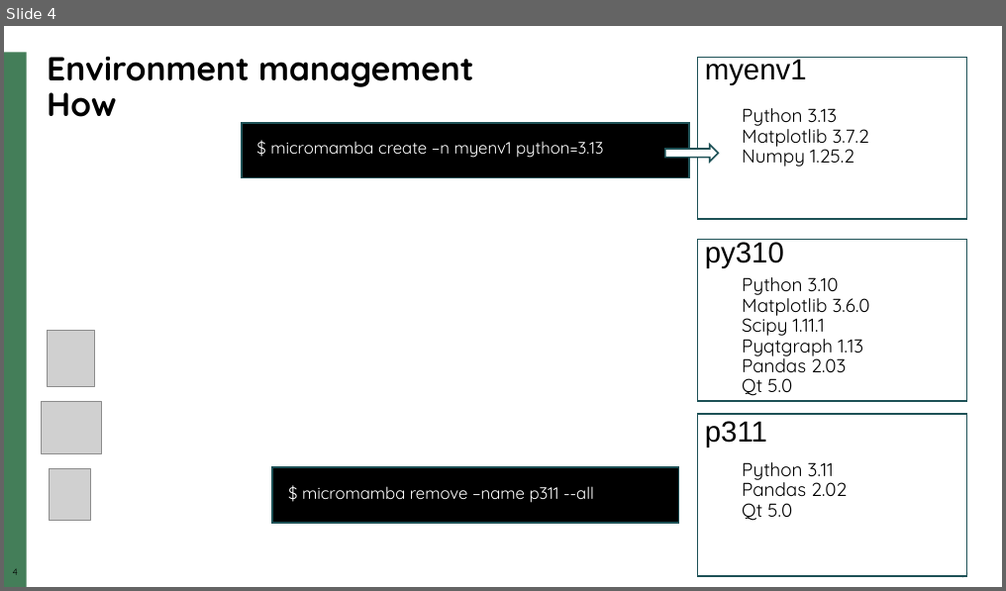
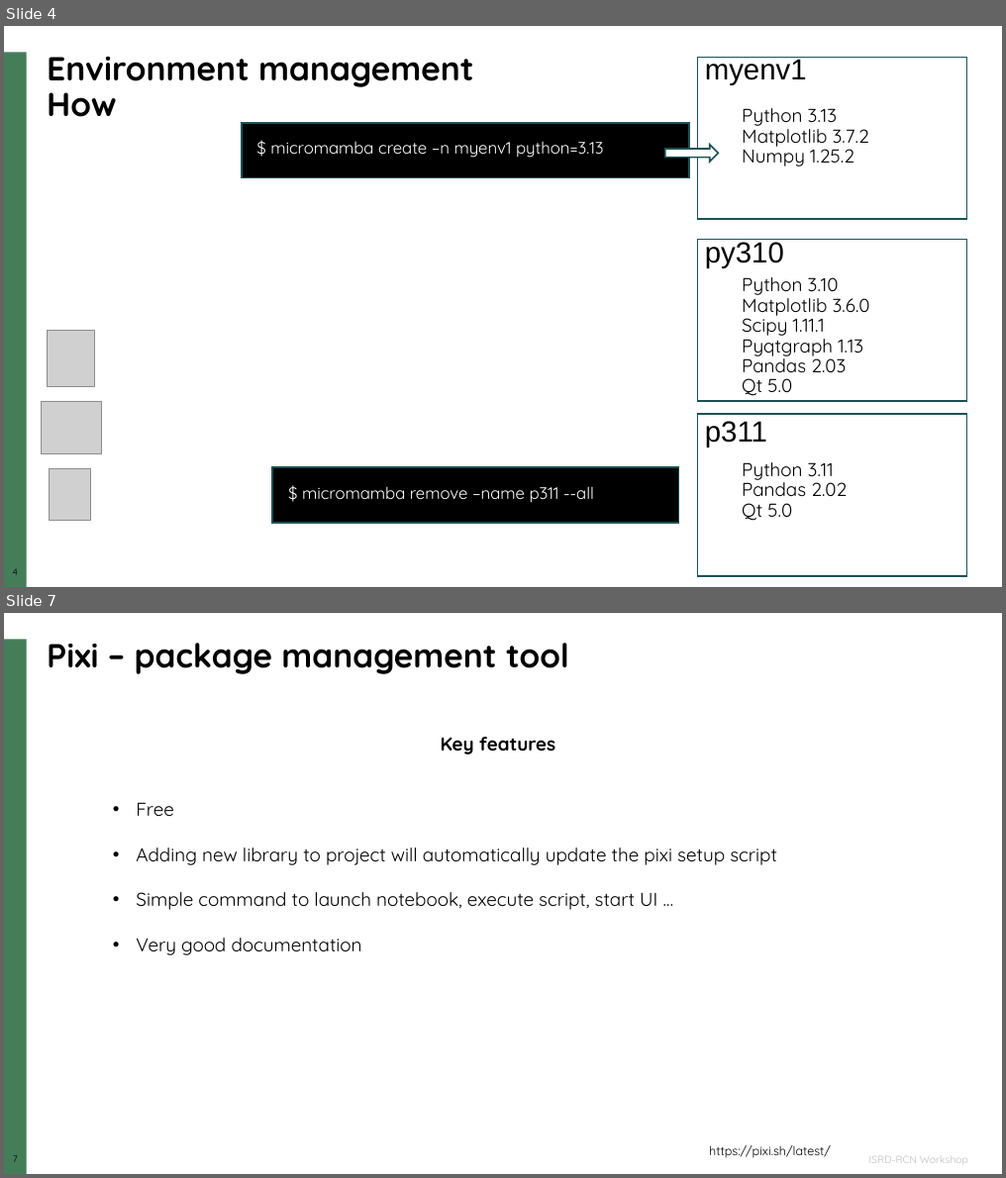
Before and after one commit to neutrons/ns-computation-tutorial, a slide deck: lectures/NXS_2025_environment_and_running_python_options.pptx. Shown one above the other, each under a label of ours: slide 4 before the commit, slides 4 and 7 after it; the slides between them are not shown. The pictures are 1006x591 and 1006x1178 pixels, drawn with LibreOffice and Linux fonts; fonts in the diff are those of the drawing; grey boxes stand for pictures; background and template pictures are left out. Boxes give left, top, right and bottom in pixels: in the first picture for what was removed or moved away, otherwise in the second. Text is boxed around its words. In the diff, an @@ line names an element or a change of style, - is before the commit and + after.

```diff
--- a/lectures/NXS_2025_environment_and_running_python_options.pptx
+++ b/lectures/NXS_2025_environment_and_running_python_options.pptx
@@ slide 7 added at bbox=[4, 613, 1002, 1174], background #FFFFFF; not listed: 4 template elements that a slide beside it also shows @@
@@ title added at bbox=[47, 643, 569, 674], 32 pt, text #000000, bold @@
+Pixi – package management tool
@@ text added at bbox=[136, 737, 777, 956], 18 pt, text #000000 @@
+Key features
+• Free
+• Adding new library to project will automatically update the pixi setup script
+• Simple command to launch notebook, execute script, start UI …
+• Very good documentation
@@ text added at bbox=[709, 1146, 831, 1158], 12 pt, text #000000 @@
+https://pixi.sh/latest/
```
Also in this commit, not shown: 4 slides changed, 1 other slide added, 2 slides removed.
